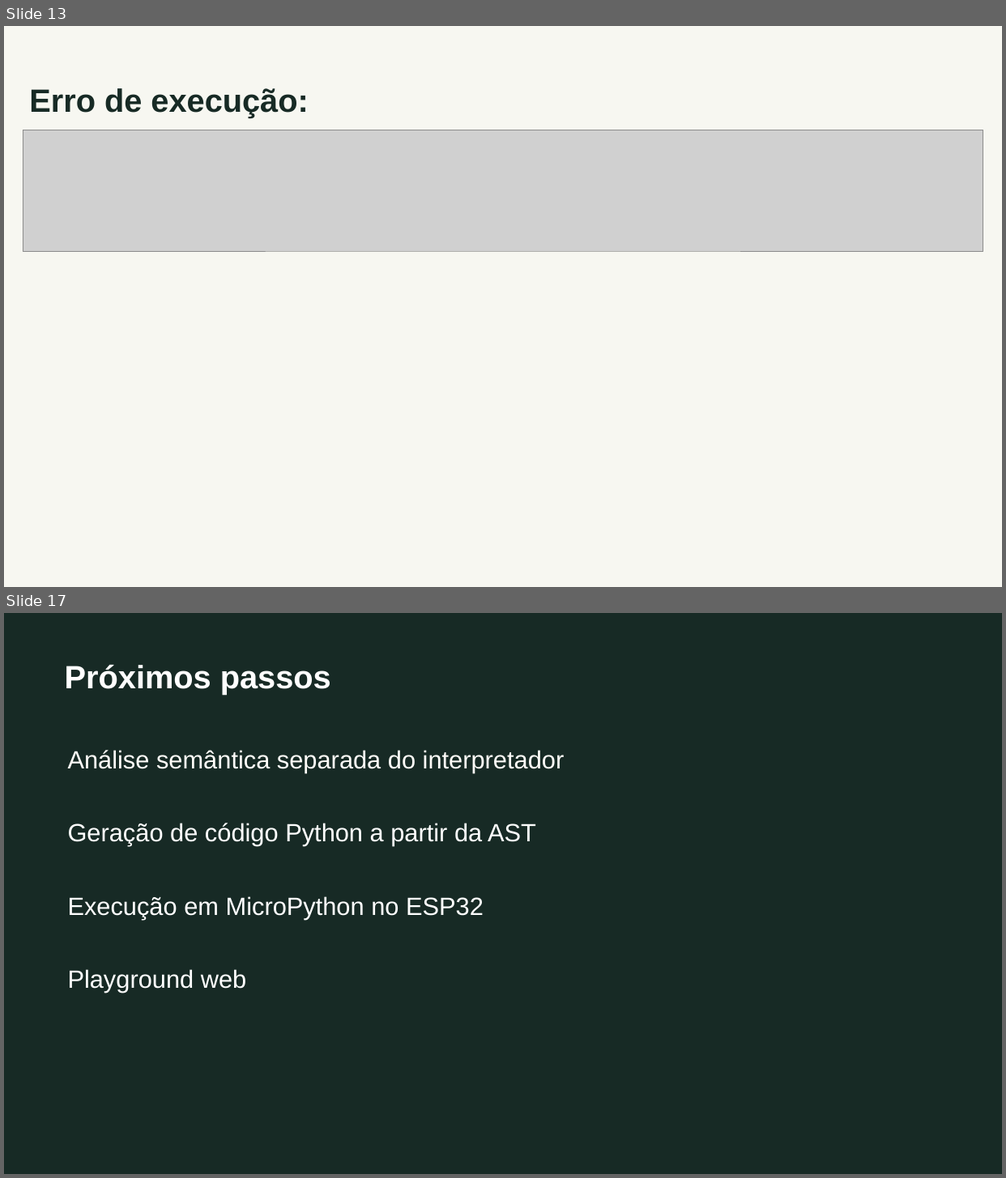
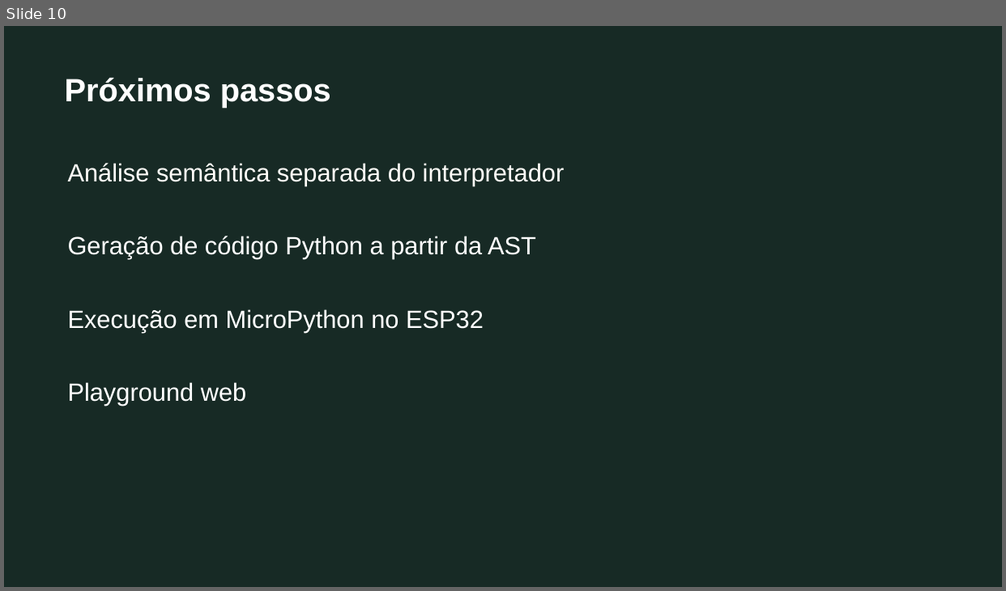
Before and after one commit to fernandomcrsilva/grove-language, a slide deck: docs/grove-compiladores.pptx. Shown one above the other, each under a label of ours: slides 13 and 17 before the commit, slide 10 after it; the slides between them are not shown. The pictures are 1006x1178 and 1006x591 pixels, drawn with LibreOffice and Linux fonts; fonts in the diff are those of the drawing; grey boxes stand for pictures. Boxes give left, top, right and bottom in pixels: in the first picture for what was removed or moved away, otherwise in the second. Text is boxed around its words. In the diff, an @@ line names an element or a change of style, - is before the commit and + after.

```diff
--- a/docs/grove-compiladores.pptx
+++ b/docs/grove-compiladores.pptx
@@ slide 13 removed at box(4, 26, 1002, 587), background #F7F7F1 @@
@@ text removed at box(29, 88, 308, 118) @@
-Erro de execução:
@@ picture removed at box(23, 130, 983, 251) @@
@@ what was slide 17 is now slide 10 @@
```
Also in this commit, not shown: 1 slide changed, 6 slides added, 12 other slides removed.
